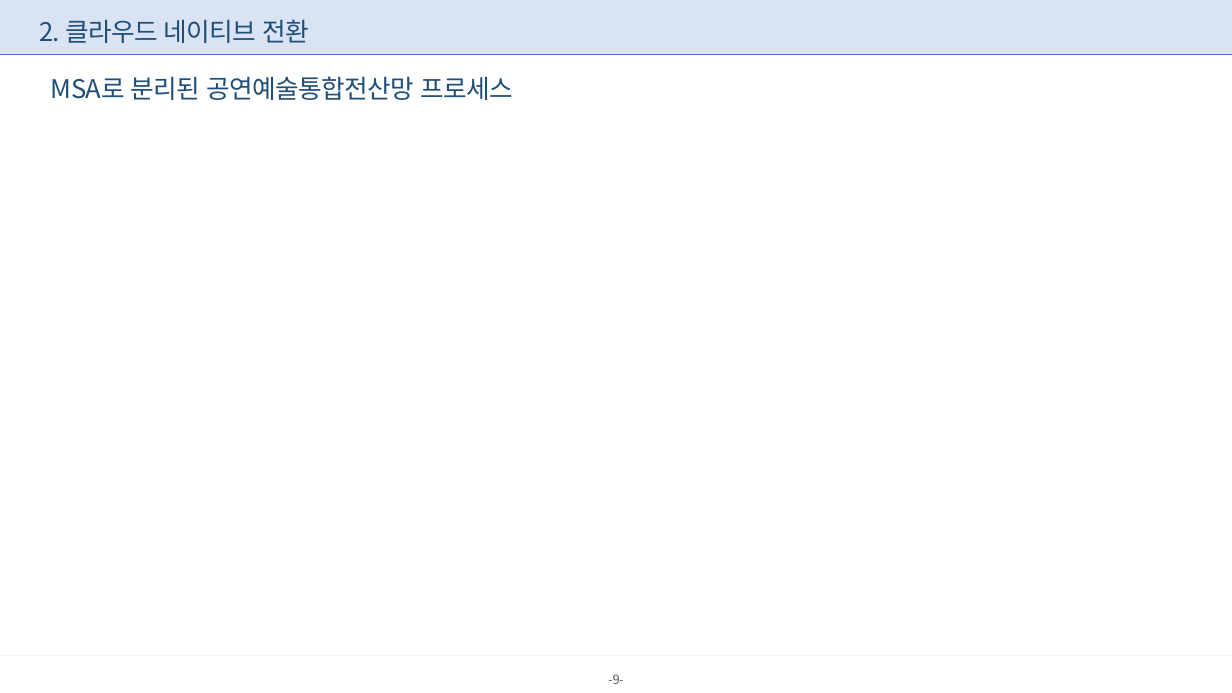
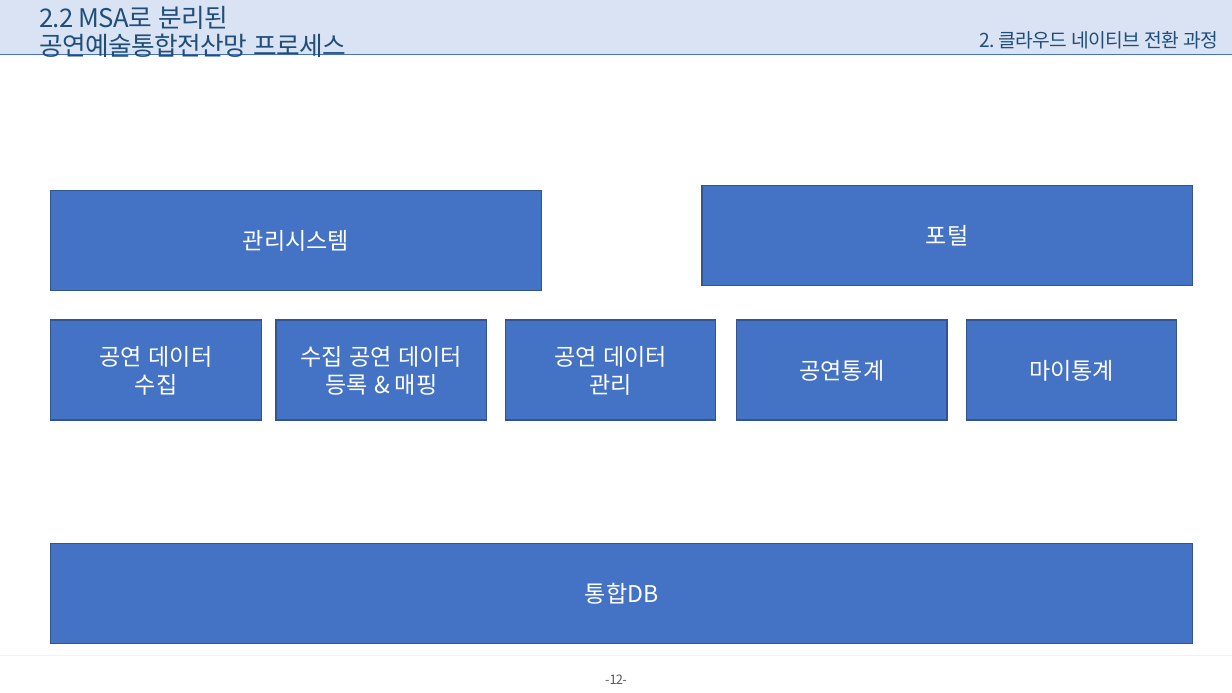
Before and after one commit to limchaeseong/test, a slide deck: slide 12 of 클라우드 네이티브 전환.pptx (slide 9 before the commit). Drawn at 1232x693 pixels with LibreOffice and Linux fonts; fonts in the diff are those of the drawing; background and template pictures are left out. Boxes give left, top, right and bottom in pixels: in the first picture for what was removed or moved away, otherwise in the second. Text is boxed around its words. In the diff, an @@ line names an element or a change of style, - is before the commit and + after.

Commit message:
20251201 업데이트

```diff
--- a/클라우드 네이티브 전환.pptx
+++ b/클라우드 네이티브 전환.pptx
@@ text at [39, 5, 346, 57]: text changed @@
-MSA로 분리된 공연예술통합전산망 프로세스
+2.2 MSA로 분리된 공연예술통합전산망 프로세스
@@ text at [980, 31, 1218, 49]: text changed; size 20 to 15 pt @@
-2. 클라우드 네이티브 전환
+2. 클라우드 네이티브 전환 과정
@@ rectangle added at [51, 190, 542, 290], fill #4472C4, outline #325491 1 pt, 18 pt, text #FFFFFF @@
+관리시스템
@@ rectangle added at [702, 186, 1193, 286], fill #4472C4, outline #325491 1 pt, 18 pt, text #FFFFFF @@
+포털
@@ rectangle added at [51, 320, 262, 420], fill #4472C4, outline #325491 1 pt, 18 pt, text #FFFFFF @@
+공연 데이터
+수집
@@ rectangle added at [276, 320, 487, 420], fill #4472C4, outline #325491 1 pt, 18 pt, text #FFFFFF @@
+수집 공연 데이터
+등록 & 매핑
@@ rectangle added at [506, 320, 716, 420], fill #4472C4, outline #325491 1 pt, 18 pt, text #FFFFFF @@
+공연 데이터
+관리
@@ rectangle added at [737, 320, 947, 420], fill #4472C4, outline #325491 1 pt, 18 pt, text #FFFFFF @@
+공연통계
@@ rectangle added at [967, 320, 1177, 420], fill #4472C4, outline #325491 1 pt, 18 pt, text #FFFFFF @@
+마이통계
@@ rectangle added at [51, 543, 1193, 643], fill #4472C4, outline #325491 1 pt, 18 pt, text #FFFFFF @@
+통합DB
@@ page number at [605, 674, 627, 684]: text changed @@
--9-
+-12-
```
Also in this commit, not shown: 5 other slides changed, 3 slides added.
